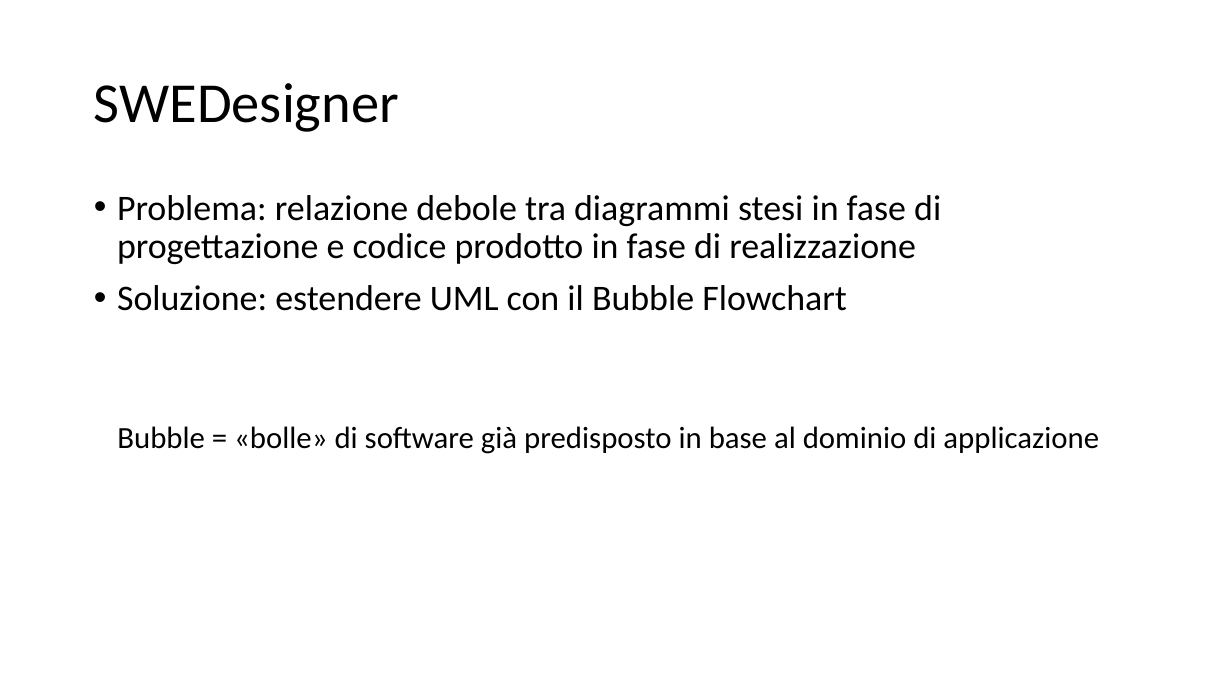
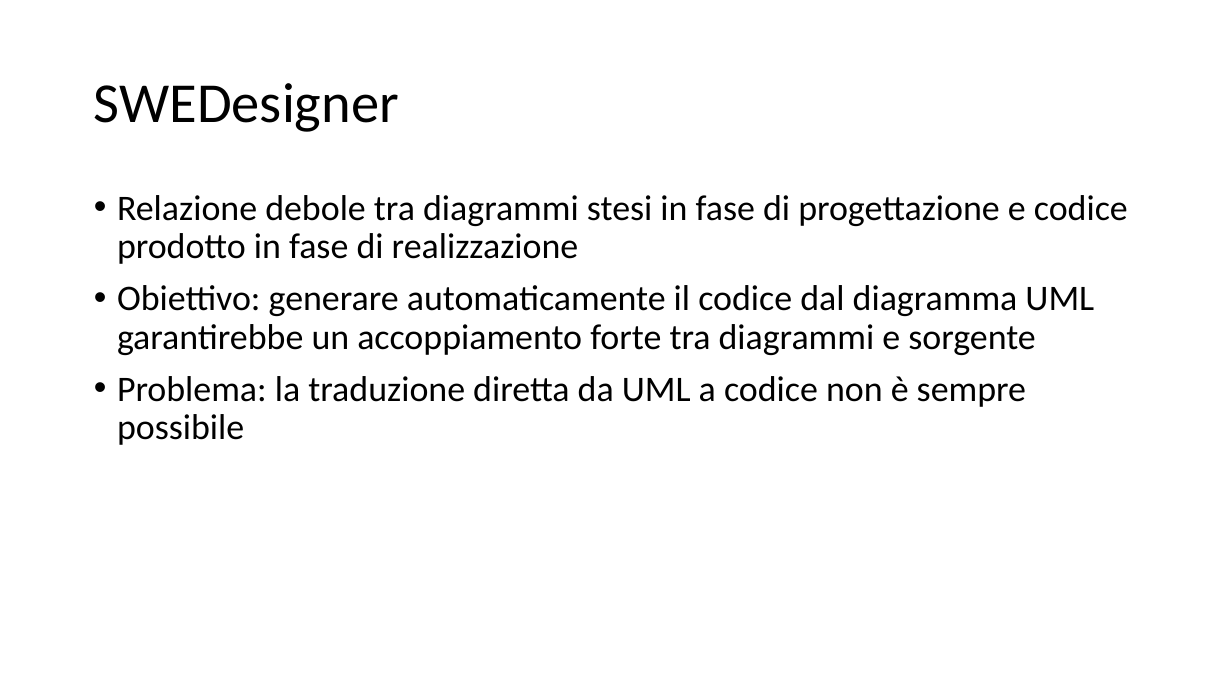
Before and after one commit to KaleidosCodeTeam/SWEDesigner, a slide deck: slide 3 of Presentazione/KaleidosCode - Intro.pptx. Drawn at 1232x693 pixels with LibreOffice and Linux fonts; fonts in the diff are those of the drawing. Boxes give left, top, right and bottom in pixels: in the first picture for what was removed or moved away, otherwise in the second. Text is boxed around its words. In the diff, an @@ line names an element or a change of style, - is before the commit and + after.

```diff
--- a/Presentazione/KaleidosCode - Intro.pptx
+++ b/Presentazione/KaleidosCode - Intro.pptx
@@ text at <box>117,195,1128,445</box>: text changed @@
-• Problema: relazione debole tra diagrammi stesi in fase di progettazione e codice prodotto in fase di realizzazione
-• Soluzione: estendere UML con il Bubble Flowchart
+• Relazione debole tra diagrammi stesi in fase di progettazione e codice prodotto in fase di realizzazione
+• Obiettivo: generare automaticamente il codice dal diagramma UML garantirebbe un accoppiamento forte tra diagrammi e sorgente
+• Problema: la traduzione diretta da UML a codice non è sempre possibile
@@ text removed at <box>117,426,1099,454</box> @@
-Bubble = «bolle» di software già predisposto in base al dominio di applicazione
```
Also in this commit, not shown: 1 slide added.
